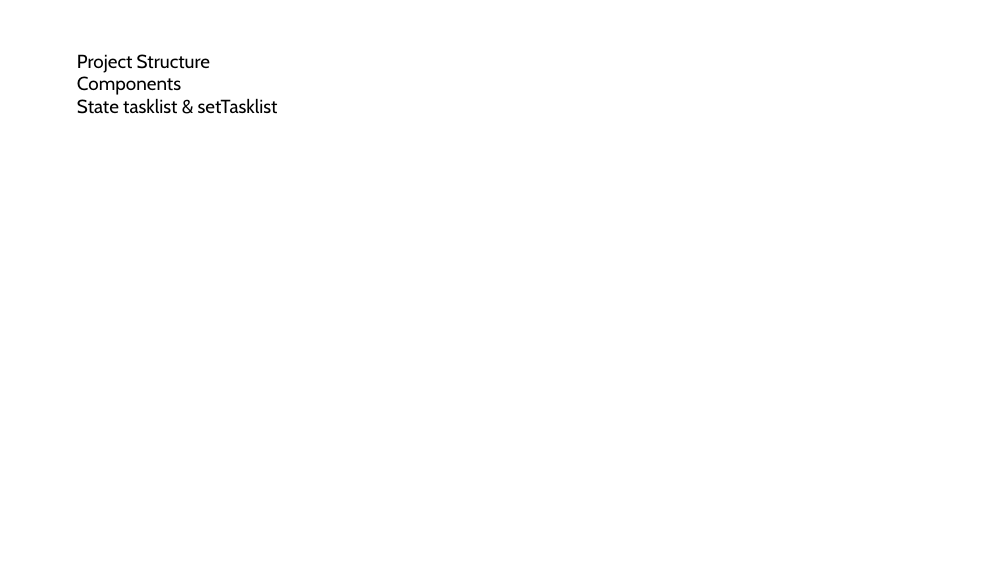
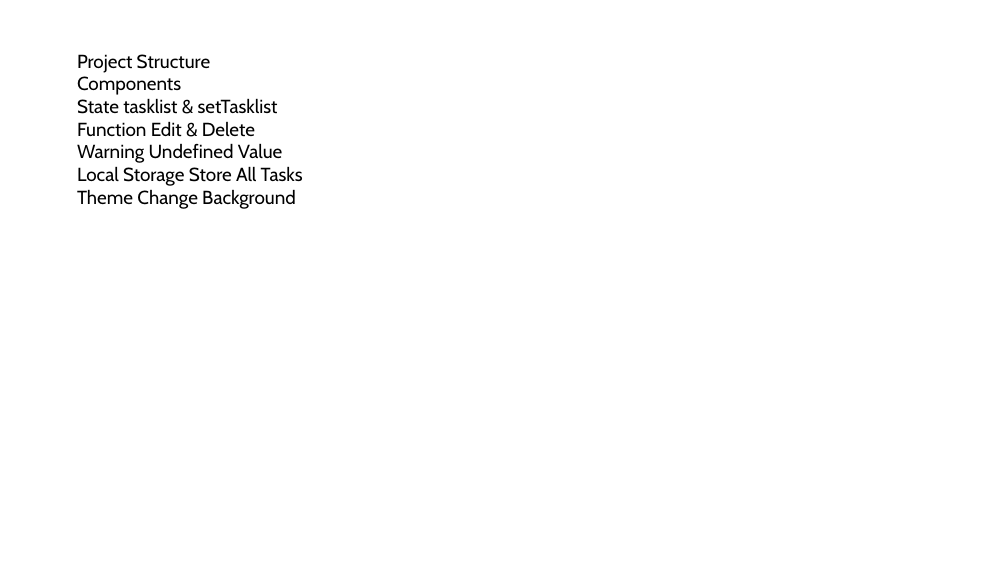
Before and after one commit to PiyushChaturvedii/Batch06, a slide deck: slide 10 of ReactJS/Reactjs.pptx. Drawn at 1008x567 pixels with LibreOffice and Linux fonts; fonts in the diff are those of the drawing. Boxes give left, top, right and bottom in pixels: in the first picture for what was removed or moved away, otherwise in the second. Text is boxed around its words. In the diff, an @@ line names an element or a change of style, - is before the commit and + after.

```diff
--- a/ReactJS/Reactjs.pptx
+++ b/ReactJS/Reactjs.pptx
@@ text at (77,121,303,209): paragraphs added @@
+Function Edit & Delete
+Warning Undefined Value
+Local Storage Store All Tasks
+Theme Change Background
```
Also in this commit, not shown: 48 other files.
